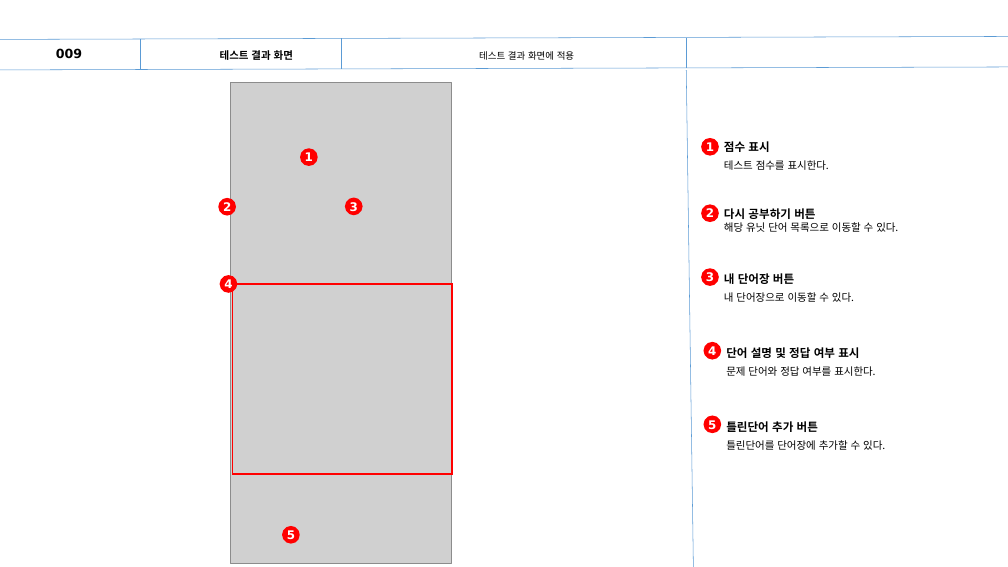
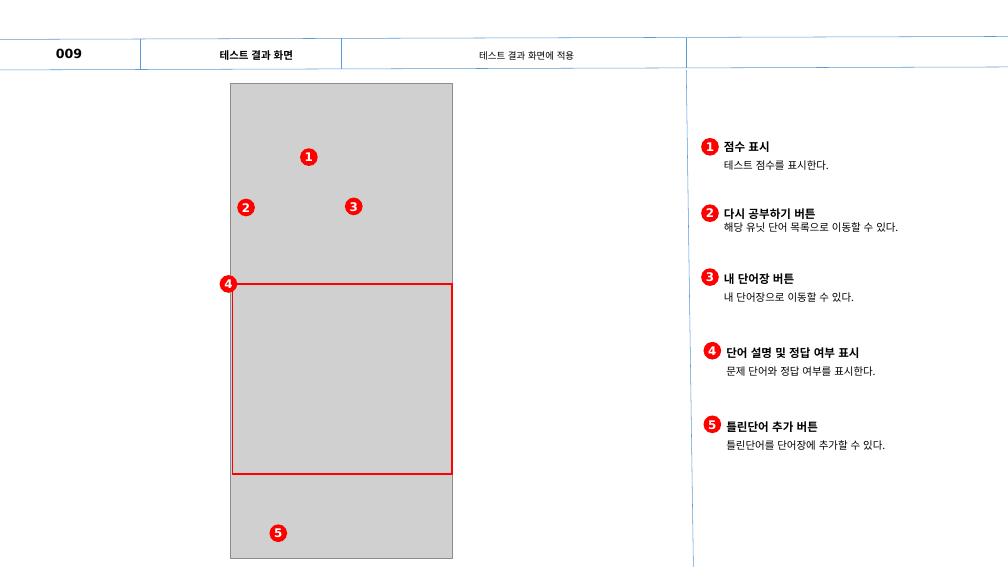
Before and after one commit to Park-SeungWon/App, a slide deck: slide 11 of 문서/3조(바빠영)_스토리보드.pptx (slide 9 before the commit). Drawn at 1008x567 pixels with LibreOffice and Linux fonts; fonts in the diff are those of the drawing; grey boxes stand for pictures. Boxes give left, top, right and bottom in pixels: in the first picture for what was removed or moved away, otherwise in the second. Text is boxed around its words. In the diff, an @@ line names an element or a change of style, - is before the commit and + after.

```diff
--- a/문서/3조(바빠영)_스토리보드.pptx
+++ b/문서/3조(바빠영)_스토리보드.pptx
@@ picture: place and size @@
-picture at bbox=[230, 82, 451, 563]
+picture at bbox=[231, 83, 452, 558]
@@ ellipse "2": place and size @@
-ellipse "2" at bbox=[219, 198, 236, 216]
+ellipse "2" at bbox=[237, 199, 255, 216]
@@ ellipse "5": place and size @@
-ellipse "5" at bbox=[282, 526, 299, 544]
+ellipse "5" at bbox=[269, 525, 287, 542]
```
Also in this commit, not shown: 5 other slides changed, 2 slides added, 56 other files.
